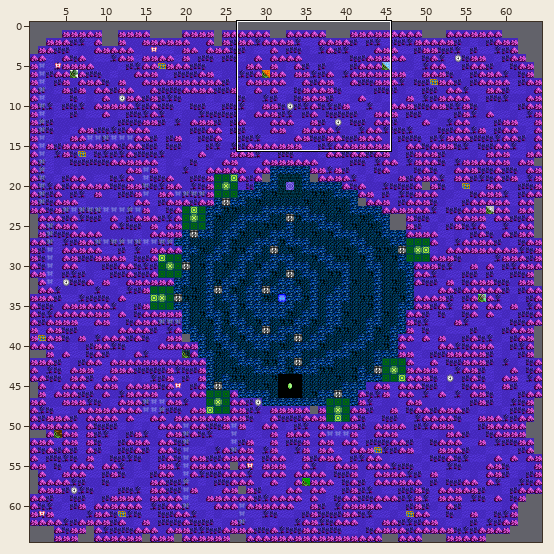
A Tiled map gets an edit: Maps/Map_ButterflyGarden.tmx. Above: a wide view before the commit, with the close-up outlined.
Close-up. As it was:
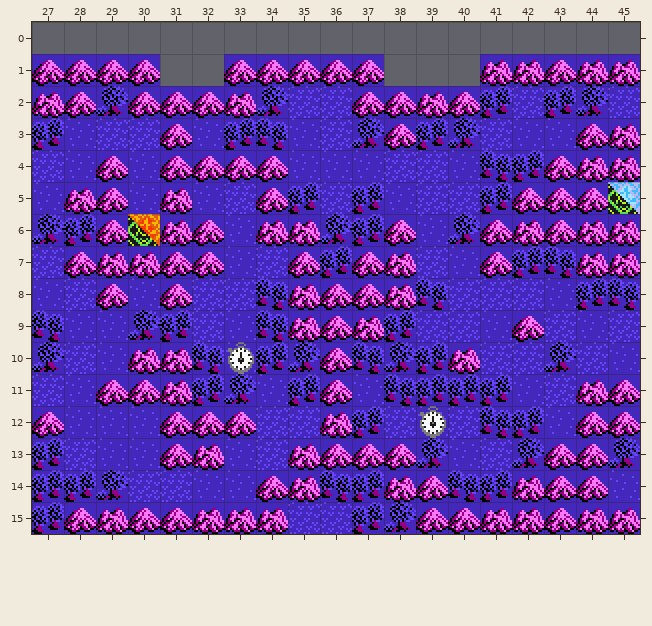
Cells are 16x16 px. Shown: x 27..45, y 0..15. The commit also changed other parts of the map, which this record leaves out.
New version:
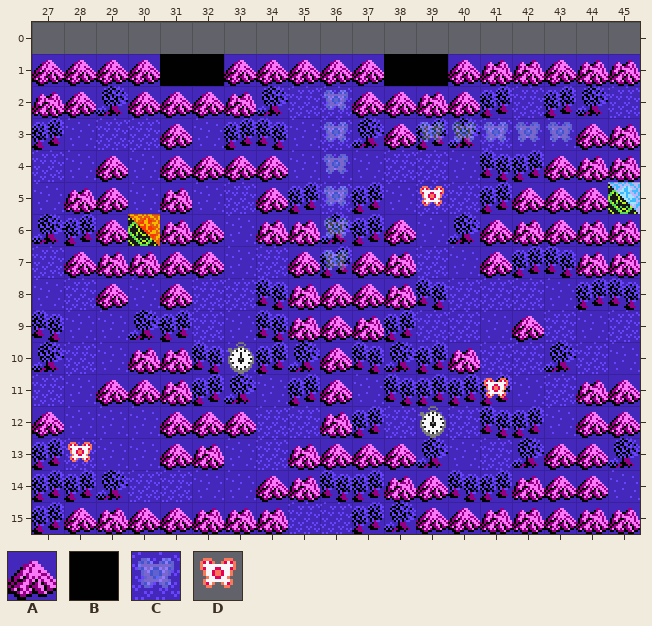
Key: from "ButterflyGarden": A 3, B 56; from "enemies": C 8, D 35.
_ is an empty cell, . an unchanged one.
See-through tiles are keyed as they look on the map.
Diff:
--- layer "Floor"
@@ x 31..40 @@
- 1 __.....___
+ 1 BB.....BBA
--- layer "Enemies"
@@ x 39..39 @@
- 5 _
+ 5 D
@@ x 41..41 @@
-11 _
+11 D
@@ x 28..28 @@
-13 _
+13 D
--- layer "Fairy paths"
@@ x 36..43 @@
- 2 _.......
- 3 _.._____
- 4 _.......
- 5 _.......
- 6 _.......
- 7 _.......
+ 2 C.......
+ 3 C..CCCCC
+ 4 C.......
+ 5 C.......
+ 6 C.......
+ 7 C.......
Pixel boxes of the changes (left, top, right, bottom) in both close-ups:
added: (160, 54, 224, 86)
added: (384, 54, 480, 86)
added: (324, 90, 348, 270)
added: (420, 122, 572, 142)
added: (420, 186, 444, 206)
added: (484, 378, 508, 398)
added: (68, 442, 92, 462)
